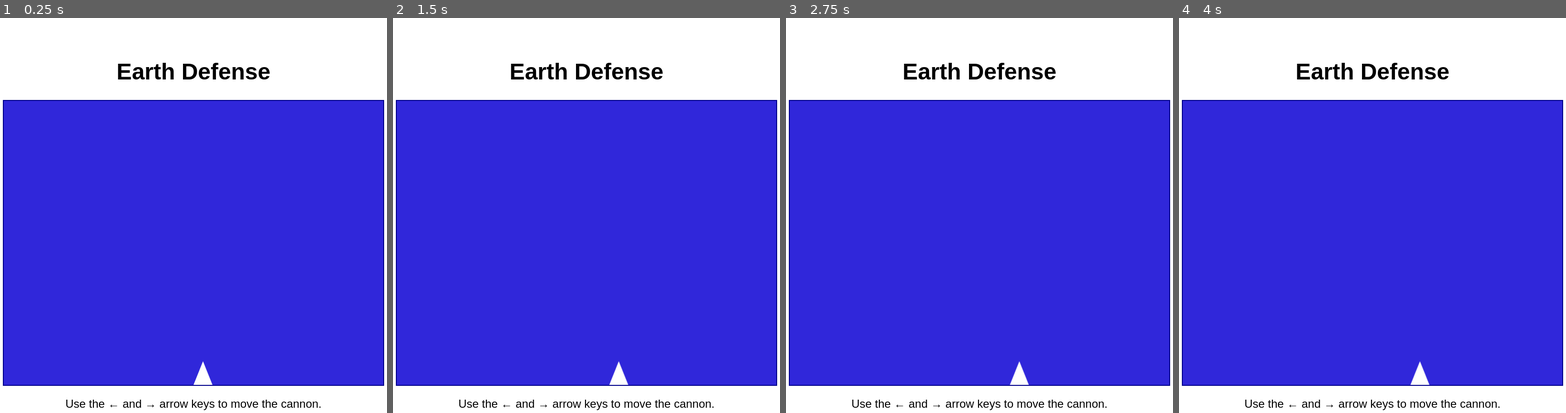
Above: before the commit, frames 1-4 (left to right).
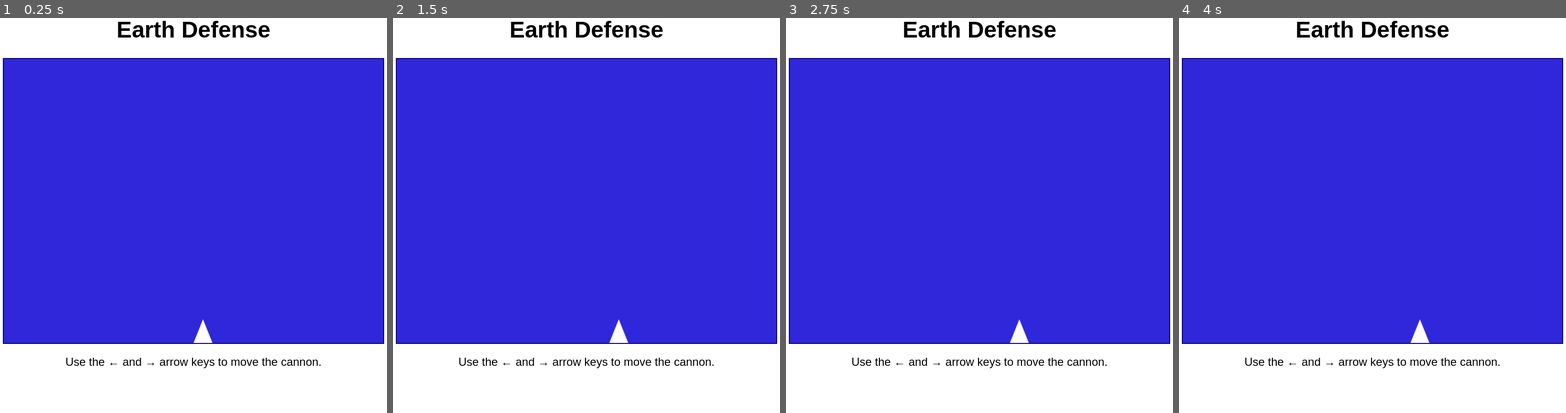
Above: after the commit, the same moments.

Repository: MDecker-MobileComputing/HTML_Game_EarthDefense
Game: browser game, page docs/index.html
Two runs of this game, one before a commit and one after it. Both use one fixed random seed, a clock stepped at 60 frames per second and the inputs below.
Inputs:
- Up to frame 1 (0.25 s): no input
- Up to frame 2 (1.5 s): hold Right from 1.03 s (still down)
- Up to frame 3 (2.75 s): release Right at 1.53 s; hold Left 1.58-2.15 s; hold Right from 2.2 s (still down)
- Up to frame 4 (4 s): release Right at 2.87 s; hold Left 2.92-3.35 s; hold Right 3.4-3.9 s; hold Left from 3.95 s (still down)

The runs differ from the first frame. In frame 1, 23% of the frame differs, in the area x 0-100%, y 0-100%; in frame 2, 23%; in frame 3, 23%; in frame 4, 23%.

Commit message:
added: GH Actions, changed AGENTS.md

Diff:
--- a/docs/EarthDefense.css
+++ b/docs/EarthDefense.css
@@ -3,7 +3,6 @@
     font-family: sans-serif;
     text-align : center;
     font-size  : 150%;
-    margin     : 5em auto;
 }
 
 #gameArea {
--- a/docs/EarthDefense.js
+++ b/docs/EarthDefense.js
@@ -1,24 +1,31 @@
 "use strict";
 
 const MOVE_STEP     = 2; // percent of the game area per key press
-const CANNON_WIDTH  = 40; // width  of the cannon sprite (triangle) in px
+const CANNON_WIDTH  = 40; // width of the cannon sprite (triangle) in px
 const CANNON_HEIGHT = 50; // height of the cannon sprite (triangle) in px
 
 let cannonLeft = 50; // percent of the game area (canvas width) the cannon base starts at
 
+
+// Registers the game area canvas and starts the game loop when the window has loaded.
 window.addEventListener("load", function () {
+
     const canvas = document.getElementById("gameArea");
     const ctx = canvas.getContext("2d");
 
     redrawGameArea(canvas, ctx);
 
     document.addEventListener("keydown", function (event) {
+
         handleKeydown(event, canvas, ctx);
+
     });
+
 });
 
+// Draws the cannon at its current position on the canvas.
+function drawCannon(canvas, ctx) {
 
-function drawCannon(canvas, ctx) {
     const baseX = (canvas.width * cannonLeft) / 100;
     const baseY = canvas.height; // base line rests on the bottom of the game area
 
@@ -29,25 +36,41 @@
     ctx.lineTo(baseX + CANNON_WIDTH / 2, baseY - CANNON_HEIGHT);
     ctx.closePath();
     ctx.fill();
+
 }
 
+// Clears the game area and redraws the cannon.
 function redrawGameArea(canvas, ctx) {
+
     ctx.clearRect(0, 0, canvas.width, canvas.height);
     drawCannon(canvas, ctx);
+
 }
 
+// Moves the cannon by the given delta and redraws the game area.
 function moveCannon(delta, canvas, ctx) {
+
     const maxCannonLeft = (canvas.width - CANNON_WIDTH) / canvas.width * 100;
     cannonLeft = Math.min(Math.max(cannonLeft + delta, 0), maxCannonLeft);
     redrawGameArea(canvas, ctx);
+
 }
 
+// Handles keyboard events and moves the cannon accordingly.
 function handleKeydown(event, canvas, ctx) {
+
     if (event.key === "ArrowLeft") {
+
         event.preventDefault();
+
         moveCannon(-MOVE_STEP, canvas, ctx);
+
     } else if (event.key === "ArrowRight") {
+
         event.preventDefault();
+
         moveCannon(MOVE_STEP, canvas, ctx);
+
     }
+
 }
Not shown, changed: AGENTS.md
